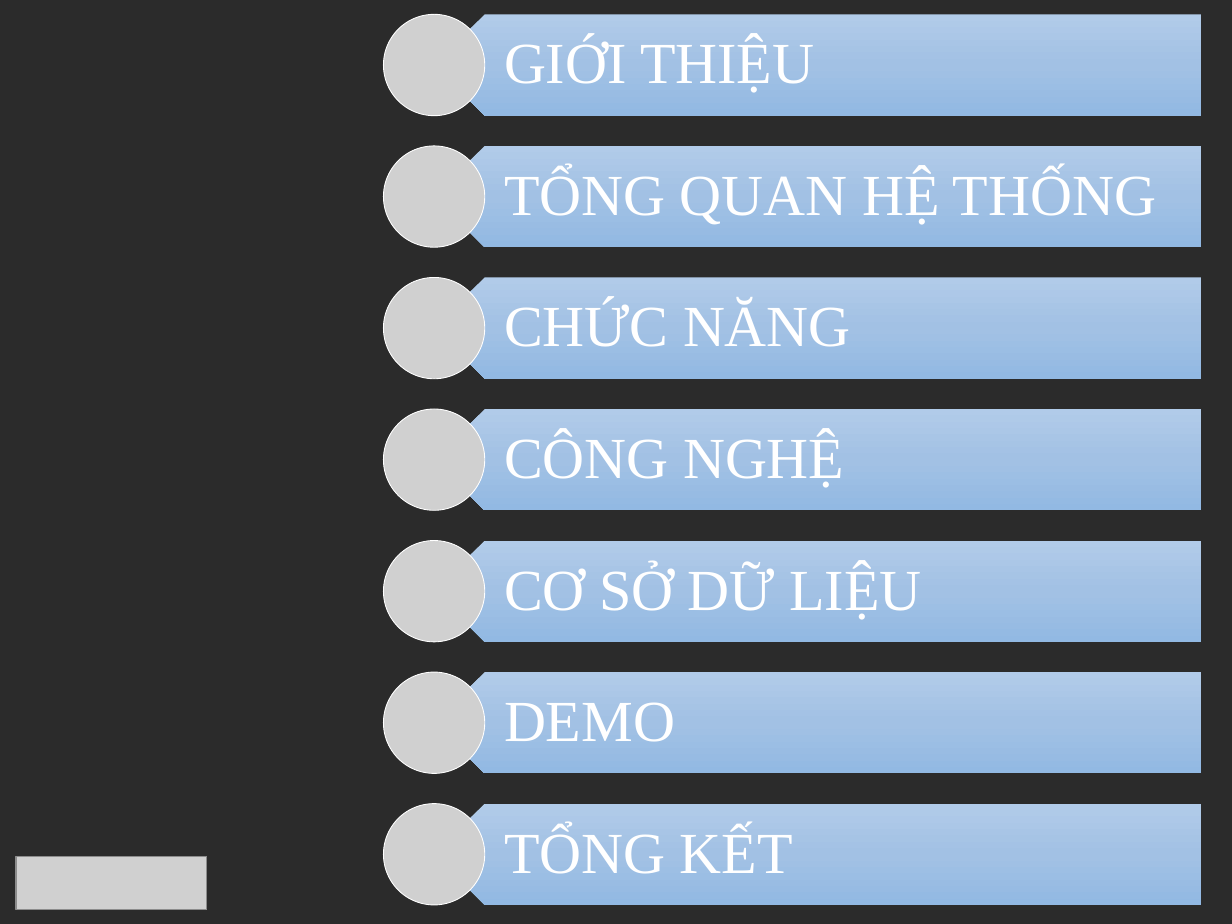
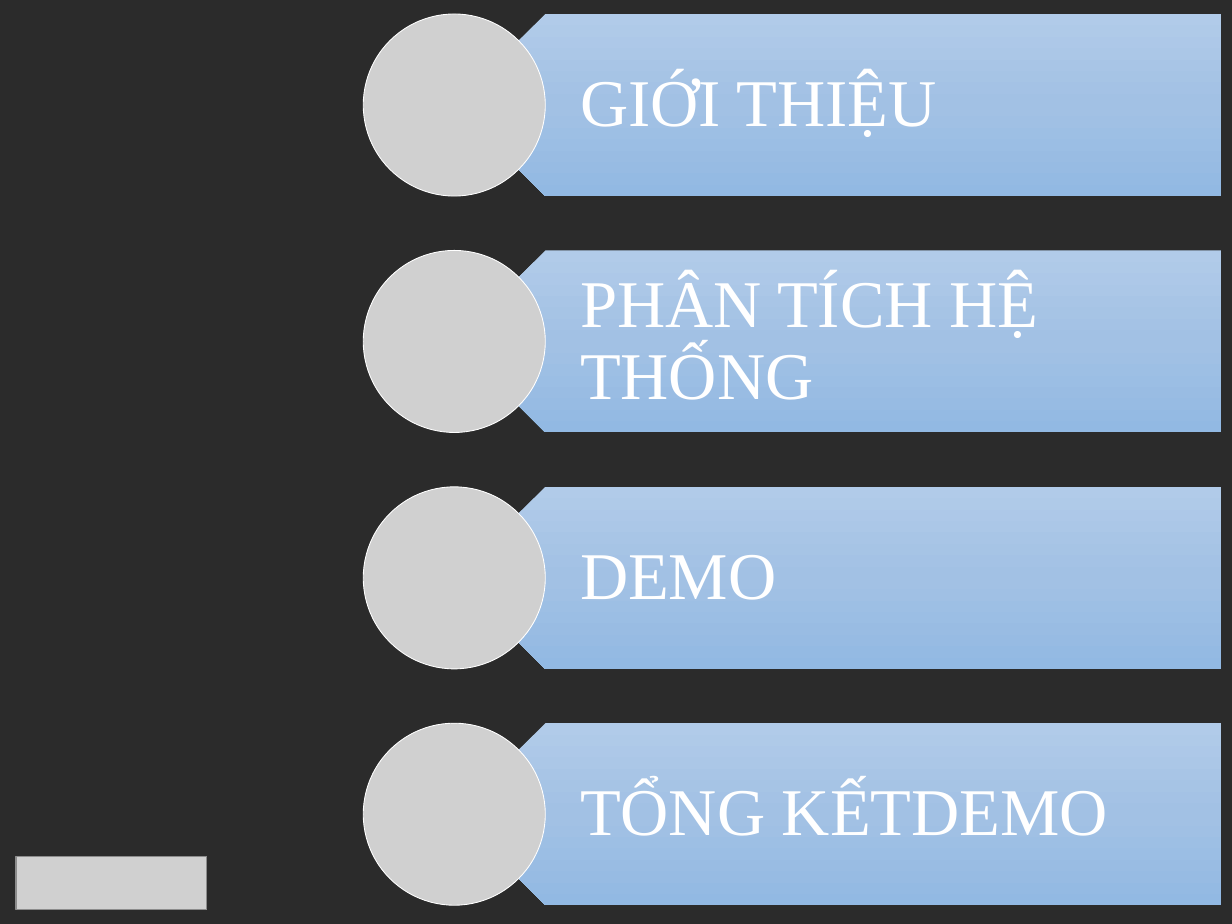
Before and after one commit to huytd-it/itconnect.pw, a slide deck: slide 2 of documents/DATN.pptx. Drawn at 1232x924 pixels with LibreOffice and Linux fonts; fonts in the diff are those of the drawing; grey boxes stand for pictures; background and template pictures are left out; a plain dark background stands for a picture behind light text. Boxes give left, top, right and bottom in pixels: in the first picture for what was removed or moved away, otherwise in the second. Text is boxed around its words. In the diff, an @@ line names an element or a change of style, - is before the commit and + after.

```diff
--- a/documents/DATN.pptx
+++ b/documents/DATN.pptx
@@ picture added at [363, 14, 546, 196] @@
@@ pentagon arrow: place and size @@
-pentagon arrow at [434, 15, 1201, 116]
+pentagon arrow at [455, 14, 1222, 196]
@@ text "GIỚI THIỆU": place and size @@
-text "GIỚI THIỆU" at [504, 38, 814, 93]
+text "GIỚI THIỆU" at [580, 74, 936, 137]
@@ text "GIỚI THIỆU" at [580, 74, 936, 137]: size 34 to 39 pt; more space between paragraphs @@
@@ picture: place and size @@
-picture at [383, 145, 484, 246]
+picture at [363, 250, 546, 432]
@@ pentagon arrow: place and size @@
-pentagon arrow at [434, 277, 1201, 378]
+pentagon arrow at [455, 250, 1222, 432]
@@ text at [580, 275, 1038, 400]: text changed; size 34 to 39 pt @@
-TỔNG QUAN HỆ THỐNG
+PHÂN TÍCH HỆ THỐNG
@@ picture: place and size @@
-picture at [383, 277, 484, 378]
+picture at [363, 487, 546, 669]
@@ pentagon arrow: place and size @@
-pentagon arrow at [434, 541, 1201, 642]
+pentagon arrow at [455, 487, 1222, 669]
@@ text "DEMO" at [580, 555, 776, 600]: size 34 to 39 pt; more space between paragraphs @@
@@ text "DEMO": place and size @@
-text "DEMO" at [504, 702, 675, 742]
+text "DEMO" at [580, 555, 776, 600]
@@ picture added at [363, 723, 546, 906] @@
@@ pentagon arrow: place and size @@
-pentagon arrow at [434, 803, 1201, 904]
+pentagon arrow at [455, 723, 1222, 906]
@@ group removed at [383, 15, 1201, 904]: 5 pictures, 3 pentagon arrows, 3 texts @@
-CHỨC NĂNG
-CÔNG NGHỆ
-CƠ SỞ DỮ LIỆU
@@ text at [580, 783, 1108, 836]: text changed; size 34 to 39 pt @@
-TỔNG KẾT
+TỔNG KẾTDEMO
```
Also in this commit, not shown: 3 other slides changed, 1 slide added, 3 slides removed, 25 other files.
